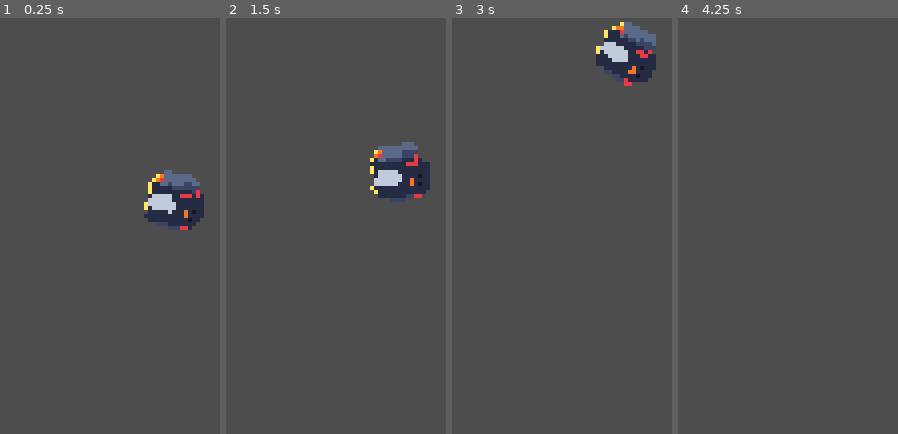
Above: before the commit, frames 1-4 (left to right).
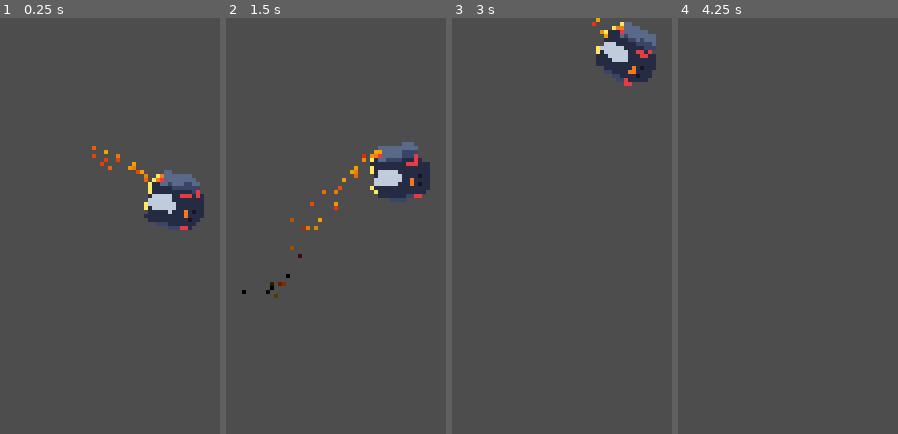
Above: after the commit, the same moments.

Repository: Jack3G/flappy-penguin
Game: Godot game, scene res://src/game.tscn
Same seed, same stepped clock (60 frames per second), same inputs: the game is played once before the commit and once after it.
Inputs (mouse positions are in pixels of both pictures, inside the frame that each line leads up to):
- Up to frame 1 (0.25 s): no input
- Up to frame 2 (1.5 s): move the mouse to (outside the picture) at 0.52 s; click (outside the picture) at 0.77 s; click (outside the picture) at 1.07 s; move the mouse to (325, 413) at 1.27 s
- Up to frame 3 (3 s): click (551, 413) at 1.52 s; click (551, 413) at 1.82 s; move the mouse to (outside the picture) at 2.02 s; tap Enter at 2.75 s; move the mouse to (outside the picture) at 2.77 s
- Up to frame 4 (4.25 s): click (outside the picture) at 3.02 s; click (outside the picture) at 3.32 s; tap Space at 3.5 s; move the mouse to (outside the picture) at 3.52 s; click (outside the picture) at 3.77 s; click (outside the picture) at 4.07 s

The runs differ from the first frame. In frame 1, 0.3% of the frame differs, in the area x 41-68%, y 30-40%; in frame 2, 0.5%, in the area x 7-71%, y 31-68%; in frame 3, less than 0.1%; in frame 4, nothing differs.

Commit message:
made jetpack particles

Diff:
--- a/src/bord.tscn
+++ b/src/bord.tscn
@@ -23,6 +23,34 @@
 radius = 4.0
 height = 10.0
 
+[sub_resource type="Gradient" id="Gradient_6yso6"]
+offsets = PackedFloat32Array(0.194805, 1)
+colors = PackedColorArray(0.95, 0.633333, 0, 1, 0.87, 0.16878, 0.0609, 1)
+
+[sub_resource type="GradientTexture1D" id="GradientTexture1D_ul4vt"]
+gradient = SubResource("Gradient_6yso6")
+width = 8
+
+[sub_resource type="Gradient" id="Gradient_xexil"]
+offsets = PackedFloat32Array(0.61039, 1)
+colors = PackedColorArray(1, 1, 1, 1, 0, 0, 0, 1)
+
+[sub_resource type="GradientTexture1D" id="GradientTexture1D_avhi2"]
+gradient = SubResource("Gradient_xexil")
+width = 8
+
+[sub_resource type="ParticleProcessMaterial" id="ParticleProcessMaterial_dd8yx"]
+particle_flag_disable_z = true
+direction = Vector3(-1, 0, 0)
+spread = 15.0
+gravity = Vector3(0, 5, 0)
+initial_velocity_min = 50.0
+initial_velocity_max = 70.0
+orbit_velocity_min = 0.0
+orbit_velocity_max = 0.0
+color_ramp = SubResource("GradientTexture1D_avhi2")
+color_initial_ramp = SubResource("GradientTexture1D_ul4vt")
+
 [node name="Bord" type="CharacterBody2D"]
 texture_filter = 1
 script = ExtResource("1_fddyq")
@@ -34,3 +62,9 @@
 [node name="CollisionShape2D" type="CollisionShape2D" parent="."]
 rotation = 1.57079
 shape = SubResource("CapsuleShape2D_tc3fi")
+
+[node name="GPUParticles2D" type="GPUParticles2D" parent="."]
+position = Vector2(-5, -6)
+amount = 32
+process_material = SubResource("ParticleProcessMaterial_dd8yx")
+lifetime = 0.5
Not shown: 1 places in src/bord.tscn that only renumber resources
